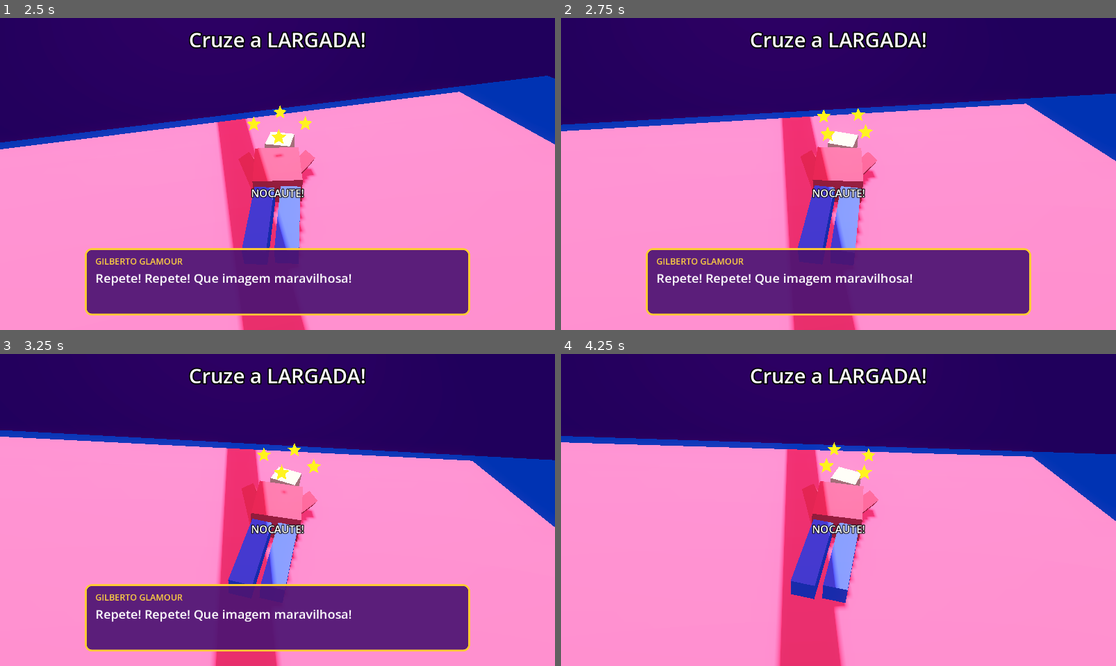
Above: before the commit, frames 1-4 (two rows, left to right).
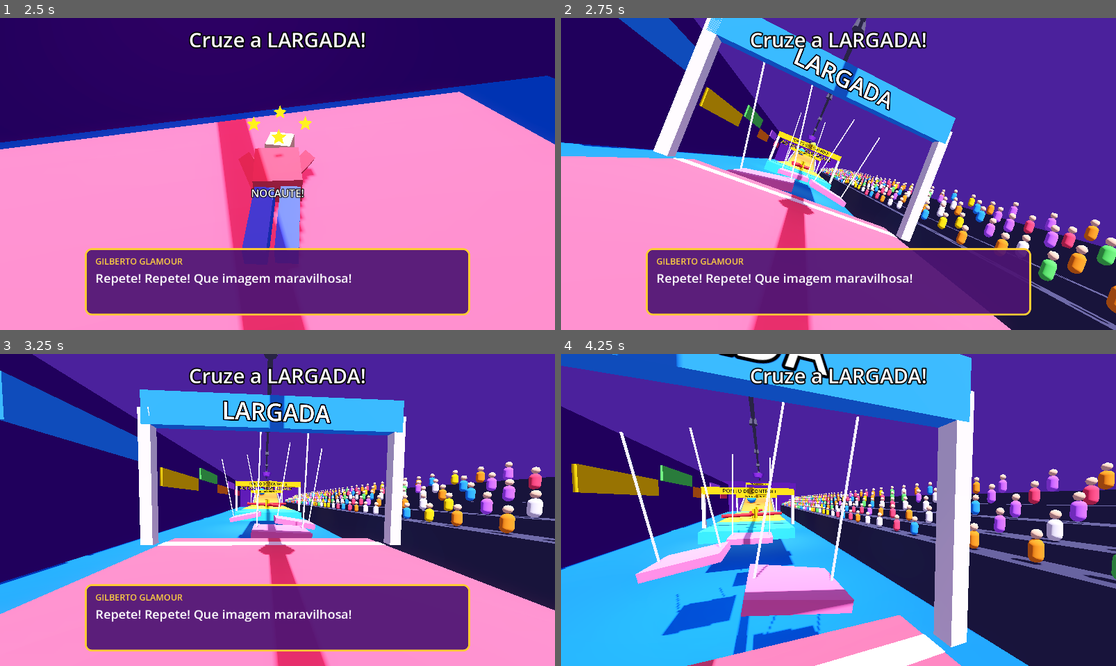
Above: after the commit, the same moments.

Repository: sust0code/mygame
Game: Godot game, scene res://cenas/episodio_1.tscn
The game is run twice, just before and just after one commit, with the same random seed, the same clock (stepped at 60 frames per second) and the same inputs.
Inputs (mouse positions are in pixels of both pictures, inside the frame that each line leads up to):
- Up to frame 1 (2.5 s): move the mouse to (305, 174) at 0.52 s; hold K (nocaute_teste) 0.53-1.28 s; hold W (mover_frente) from 0.53 s (still down); tap Space (pular) at 0.77, 1.52 s; tap Shift (correr, bound only after the commit) at 0.8, 1.35, 2.3 s; move the mouse to (249, 174) at 1.27 s; tap K (nocaute_teste) at 1.55 s; move the mouse to (288, 167) at 2.02 s; press the mouse at (288, 167) at 2.03 s
- Up to frame 2 (2.75 s): keep holding W (mover_frente)
- Up to frame 3 (3.25 s): keep holding W (mover_frente); move the mouse to (271, 516) at 2.77 s; release the mouse at (271, 516) at 2.78 s; tap K (nocaute_teste) at 2.85 s; tap Space (pular) at 3.02 s
- Up to frame 4 (4.25 s): keep holding W (mover_frente); move the mouse to (877, 513) at 3.52 s; hold E (pegar) from 3.53 s (still down); tap Space (pular) at 3.77 s; tap Shift (correr, bound only after the commit) at 3.8 s

Frame 1 is identical in both runs. In frame 2, 59% of the frame differs, in the area x 0-100%, y 0-100%; in frame 3, 67%; in frame 4, 96%.

Commit message:
Ajustes da Etapa 4A: levantar em 2 s, gelo, sombra e correr
- Nocaute: sempre 2 segundos no chão (config_nocaute.gd)
- Rampa de sabão: só a gravidade acelera, e só na descida; as pernas
  empurram menos que a ladeira e não passam da velocidade de andar,
  então não dá mais para subir acelerando
- Jogador ganhou um corpo de blocos que só faz sombra (invisível para a
  própria câmera), que some durante o nocaute
- Shift para correr (8,5 m/s)
- CLAUDE.md atualizado

Co-Authored-By: Claude Opus 5.5 <noreply@anthropic.com>
Claude-Session: https://claude.ai/code/session_01FW8bEyW66SrxXv7GPxBdL2

Diff:
--- a/cenas/jogador.tscn
+++ b/cenas/jogador.tscn
@@ -6,12 +6,77 @@
 radius = 0.4
 height = 1.8
 
+[sub_resource type="StandardMaterial3D" id="Material_pele"]
+albedo_color = Color(1, 0.78, 0.6, 1)
+
+[sub_resource type="StandardMaterial3D" id="Material_camisa"]
+albedo_color = Color(0.95, 0.3, 0.35, 1)
+
+[sub_resource type="StandardMaterial3D" id="Material_calca"]
+albedo_color = Color(0.25, 0.4, 0.9, 1)
+
+[sub_resource type="BoxMesh" id="Malha_Tronco"]
+material = SubResource("Material_camisa")
+size = Vector3(0.5, 0.6, 0.3)
+
+[sub_resource type="BoxMesh" id="Malha_Cabeca"]
+material = SubResource("Material_pele")
+size = Vector3(0.3, 0.3, 0.3)
+
+[sub_resource type="BoxMesh" id="Malha_BracoEsquerdo"]
+material = SubResource("Material_camisa")
+size = Vector3(0.15, 0.6, 0.15)
+
+[sub_resource type="BoxMesh" id="Malha_BracoDireito"]
+material = SubResource("Material_camisa")
+size = Vector3(0.15, 0.6, 0.15)
+
+[sub_resource type="BoxMesh" id="Malha_PernaEsquerda"]
+material = SubResource("Material_calca")
+size = Vector3(0.2, 0.75, 0.2)
+
+[sub_resource type="BoxMesh" id="Malha_PernaDireita"]
+material = SubResource("Material_calca")
+size = Vector3(0.2, 0.75, 0.2)
+
 [node name="Jogador" type="CharacterBody3D"]
 script = ExtResource("1_jogador")
 
 [node name="Colisao" type="CollisionShape3D" parent="."]
 transform = Transform3D(1, 0, 0, 0, 1, 0, 0, 0, 1, 0, 0.9, 0)
 shape = SubResource("CapsuleShape3D_corpo")
+
+[node name="Corpo" type="Node3D" parent="."]
+
+[node name="Tronco" type="MeshInstance3D" parent="Corpo"]
+transform = Transform3D(1, 0, 0, 0, 1, 0, 0, 0, 1, 0, 1.1, 0)
+cast_shadow = 3
+mesh = SubResource("Malha_Tronco")
+
+[node name="Cabeca" type="MeshInstance3D" parent="Corpo"]
+transform = Transform3D(1, 0, 0, 0, 1, 0, 0, 0, 1, 0, 1.6, 0)
+cast_shadow = 3
+mesh = SubResource("Malha_Cabeca")
+
+[node name="BracoEsquerdo" type="MeshInstance3D" parent="Corpo"]
+transform = Transform3D(1, 0, 0, 0, 1, 0, 0, 0, 1, -0.35, 1.1, 0)
+cast_shadow = 3
+mesh = SubResource("Malha_BracoEsquerdo")
+
+[node name="BracoDireito" type="MeshInstance3D" parent="Corpo"]
+transform = Transform3D(1, 0, 0, 0, 1, 0, 0, 0, 1, 0.35, 1.1, 0)
+cast_shadow = 3
+mesh = SubResource("Malha_BracoDireito")
+
+[node name="PernaEsquerda" type="MeshInstance3D" parent="Corpo"]
+transform = Transform3D(1, 0, 0, 0, 1, 0, 0, 0, 1, -0.13, 0.4, 0)
+cast_shadow = 3
+mesh = SubResource("Malha_PernaEsquerda")
+
+[node name="PernaDireita" type="MeshInstance3D" parent="Corpo"]
+transform = Transform3D(1, 0, 0, 0, 1, 0, 0, 0, 1, 0.13, 0.4, 0)
+cast_shadow = 3
+mesh = SubResource("Malha_PernaDireita")
 
 [node name="Cabeca" type="Node3D" parent="."]
 transform = Transform3D(1, 0, 0, 0, 1, 0, 0, 0, 1, 0, 1.6, 0)
--- a/project.godot
+++ b/project.godot
@@ -55,3 +55,8 @@
 "events": [Object(InputEventKey,"resource_local_to_scene":false,"resource_name":"","device":-1,"window_id":0,"alt_press …(190 unchanged characters)…
 ]
 }
+correr={
+"deadzone": 0.2,
+"events": [Object(InputEventKey,"resource_local_to_scene":false,"resource_name":"","device":-1,"window_id":0,"alt_pressed":false,"shift_pressed":false,"ctrl_pressed":false,"meta_pressed":false,"pressed":false,"keycode":0,"physical_keycode":4194325,"key_label":0,"unicode":0,"location":0,"echo":false,"script":null)
+]
+}
--- a/scripts/config_nocaute.gd
+++ b/scripts/config_nocaute.gd
@@ -22,8 +22,10 @@
 # --- Quanto tempo o jogador fica atordoado ---
 
 ## Tempo atordoado, em segundos, no nocaute mais fraco e no mais forte.
-const TEMPO_ATORDOADO_MINIMO: float = 3.0
-const TEMPO_ATORDOADO_MAXIMO: float = 5.0
+## (Os dois em 2,0 = sempre 2 segundos no chão. Para voltar a variar com a
+## força da pancada, use valores diferentes, ex.: 2,0 e 4,0.)
+const TEMPO_ATORDOADO_MINIMO: float = 2.0
+const TEMPO_ATORDOADO_MAXIMO: float = 2.0
 
 ## A partir desta força de batida, o tempo atordoado é o máximo.
 const FORCA_PARA_TEMPO_MAXIMO: float = 1200.0
--- a/scripts/jogador.gd
+++ b/scripts/jogador.gd
@@ -19,6 +19,7 @@
 # O "@export" faz o valor aparecer no painel Inspetor da Godot, então dá para
 # mudar sem mexer no código.
 @export var velocidade: float = 5.0            # metros por segundo andando
+@export var velocidade_correndo: float = 8.5   # metros por segundo segurando Shift
 @export var forca_do_pulo: float = 4.5         # quanto mais alto, mais alto o pulo
 @export var sensibilidade_mouse: float = 0.003 # quanto a câmera gira por movimento do mouse
 
@@ -46,7 +47,9 @@
 
 # --- Chão escorregadio (ex.: a rampa de sabão do Episódio 1) ---
 ## Quanto as pernas conseguem acelerar no escorregadio (m/s²). Pouco = sem controle.
-@export var aceleracao_no_escorregadio: float = 6.0
+## Fica MENOR que o puxão da ladeira: assim ninguém consegue subir a rampa de
+## sabão, e quem tenta vai escorregando para trás.
+@export var aceleracao_no_escorregadio: float = 2.0
 ## Quanto o escorregadio freia sozinho. Perto de 0 = desliza quase para sempre.
 @export var atrito_no_escorregadio: float = 0.2
 ## Velocidade máxima deslizando (m/s).
@@ -111,6 +114,9 @@
 @onready var colisao: CollisionShape3D = $Colisao
 # Uma segunda câmera, que fica "de fora" filmando o boneco caído.
 @onready var camera_nocaute: Camera3D = $CameraNocaute
+# O corpo de blocos do jogador. Você não vê ele (a câmera fica dentro), mas
+# ele faz sombra no chão. No multiplayer, é o que os outros vão enxergar.
+@onready var corpo: Node3D = $Corpo
 
 
 # _ready() roda uma vez, quando o personagem aparece na cena.
@@ -197,8 +203,9 @@
 
 	# Carregar peso deixa o jogador mais lento (e pulando menos).
 	var multiplicador := _multiplicador_de_peso()
-	# Alguns terrenos (como a piscina de bolinhas) também deixam mais lento.
-	var velocidade_atual := velocidade * multiplicador * _multiplicador_de_terreno()
+	# Shift = correr. Alguns terrenos (como a piscina de bolinhas) deixam mais lento.
+	var velocidade_base := velocidade_correndo if Input.is_action_pressed("correr") else velocidade
+	var velocidade_atual := velocidade_base * multiplicador * _multiplicador_de_terreno()
 
 	# 1) Gravidade: se estiver no ar, vai caindo cada vez mais rápido.
 	if not is_on_floor():
@@ -216,7 +223,7 @@
 
 	if _em_terreno_escorregadio():
 		# No escorregadio, o movimento funciona diferente (veja a função).
-		_andar_escorregando(direcao, delta)
+		_andar_escorregando(direcao, velocidade_atual, delta)
 	elif direcao != Vector3.ZERO:
 		velocity.x = direcao.x * velocidade_atual
 		velocity.z = direcao.z * velocidade_atual
@@ -361,6 +368,7 @@
 
 	# Desliga a cápsula do jogador: agora quem bate nas coisas é o boneco.
 	colisao.set_deferred("disabled", true)
+	corpo.visible = false  # a sombra agora é a do boneco
 
 	# Cria o boneco mole no mesmo lugar e virado para o mesmo lado.
 	boneco = CENA_DO_BONECO.instantiate()
@@ -429,6 +437,7 @@
 	colisao.set_deferred("disabled", false)
 	boneco.queue_free()  # "queue_free" = apagar o boneco assim que possível
 	boneco = null
+	corpo.visible = true
 
 	# Volta para a câmera dos olhos, começando "deitado": a cabeça começa
 	# baixa e torta, e sobe até a altura normal com um pequeno "quique".
@@ -558,11 +567,15 @@
 
 # Andar no escorregadio: em vez de a velocidade obedecer na hora às teclas,
 # as teclas só dão um "empurrãozinho" e o jogador vai deslizando. Numa
-# ladeira, a gravidade ainda puxa ladeira abaixo.
-func _andar_escorregando(direcao: Vector3, delta: float) -> void:
+# ladeira, a gravidade puxa ladeira abaixo. Quem acelera de verdade é só a
+# gravidade, e só na descida: as pernas não passam da velocidade de andar.
+func _andar_escorregando(direcao: Vector3, velocidade_das_pernas: float, delta: float) -> void:
 	var deslize := Vector2(velocity.x, velocity.z)
-	# 1) O empurrãozinho das pernas.
-	deslize += Vector2(direcao.x, direcao.z) * aceleracao_no_escorregadio * delta
+	# 1) O empurrãozinho das pernas, que só ajuda enquanto o jogador ainda
+	#    está mais devagar que a velocidade de andar naquela direção.
+	var para_onde := Vector2(direcao.x, direcao.z)
+	if para_onde != Vector2.ZERO and deslize.dot(para_onde) < velocidade_das_pernas:
+		deslize += para_onde * aceleracao_no_escorregadio * delta
 	# 2) A ladeira: a parte da gravidade que aponta "morro abaixo".
 	if is_on_floor():
 		var normal := get_floor_normal()  # a direção "para cima" do chão inclinado
Not shown: 1 places in cenas/jogador.tscn that only renumber resources
Not shown, changed: CLAUDE.md
